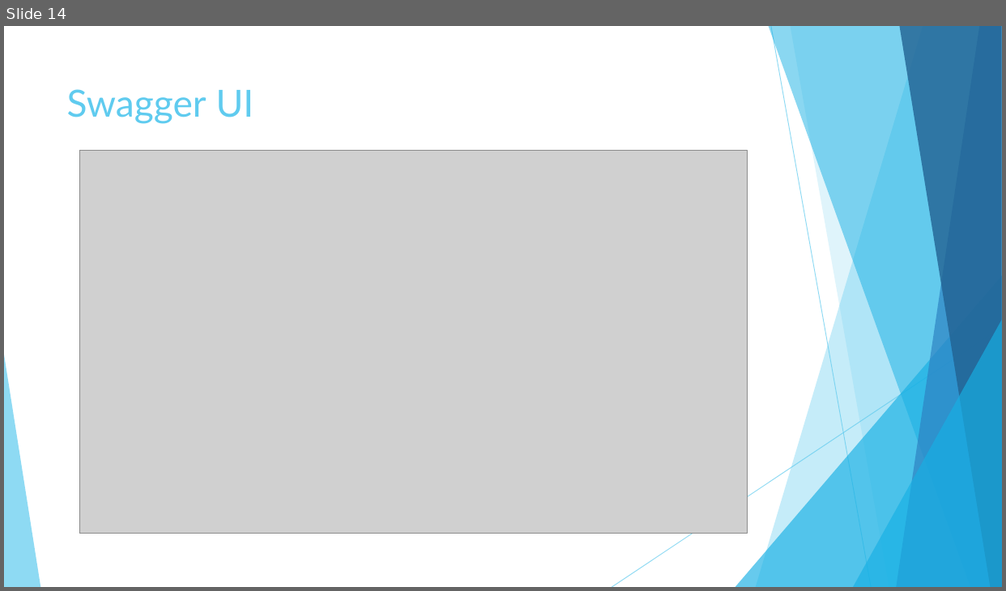
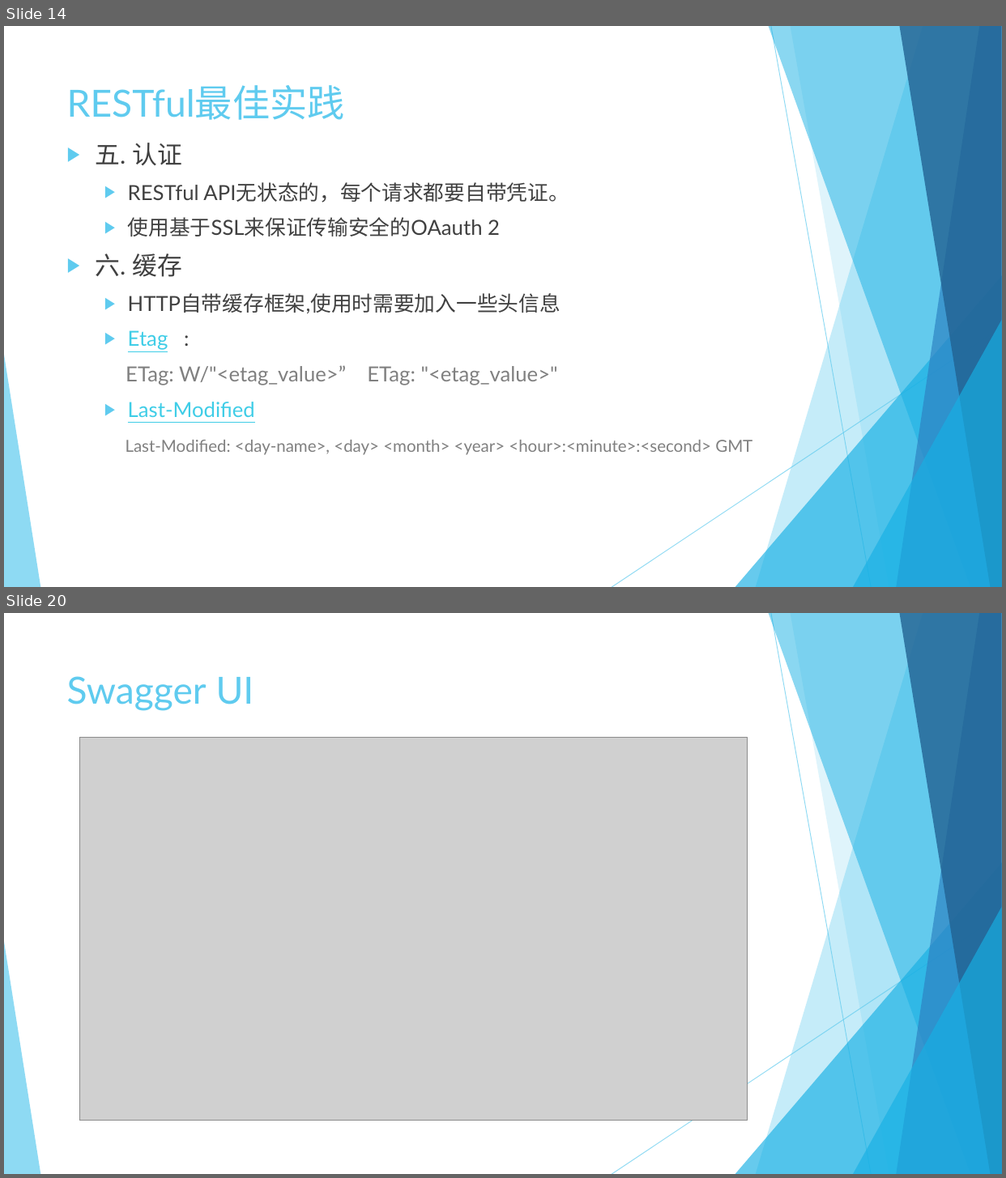
Before and after one commit to Crab2died/micro-boot, a slide deck: rest-api/RESTful.pptx. Shown one above the other, each under a label of ours: slide 14 before the commit, slides 14 and 20 after it; the slides between them are not shown. The pictures are 1006x591 and 1006x1178 pixels, drawn with LibreOffice and Linux fonts; fonts in the diff are those of the drawing; grey boxes stand for pictures. Boxes give left, top, right and bottom in pixels: in the first picture for what was removed or moved away, otherwise in the second. Text is boxed around its words. In the diff, an @@ line names an element or a change of style, - is before the commit and + after.

Commit message:
restful ppt

```diff
--- a/rest-api/RESTful.pptx
+++ b/rest-api/RESTful.pptx
@@ slide 14 added at [4,26,1002,587], background #FFFFFF; not listed: 10 template elements that a slide beside it also shows @@
@@ title added at [67,85,345,120], 36 pt, text #5FCBEF @@
+RESTful最佳实践
@@ text added at [95,143,752,455], 20 pt, text #808080 @@
+▶ 五. 认证
+  ▶ RESTful API无状态的，每个请求都要自带凭证。
+  ▶ 使用基于SSL来保证传输安全的OAauth 2
+▶ 六. 缓存
+  ▶ HTTP自带缓存框架,使用时需要加入一些头信息
+  ▶ Etag :
+  ETag: W/"<etag_value>” ETag: "<etag_value>"
+  ▶ Last-Modified
+  Last-Modified: <day-name>, <day> <month> <year> <hour>:<minute>:<second> GMT
@@ what was slide 14 is now slide 20 @@
```
Also in this commit, not shown: 13 slides changed, 5 other slides added.
